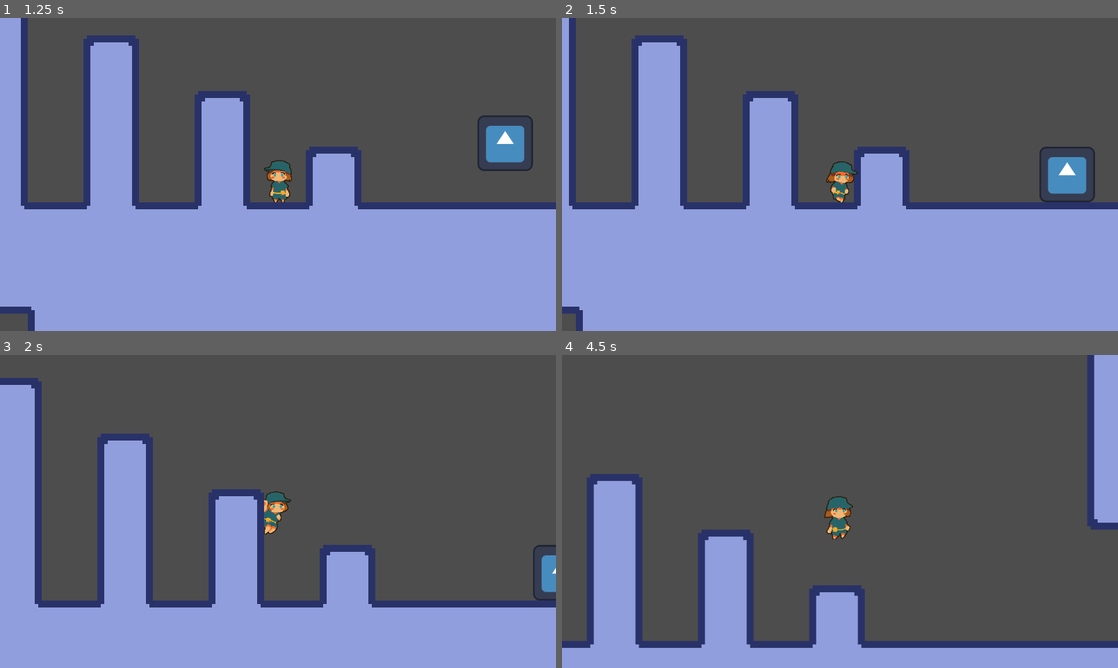
Above: before the commit, frames 1-4 (two rows, left to right).
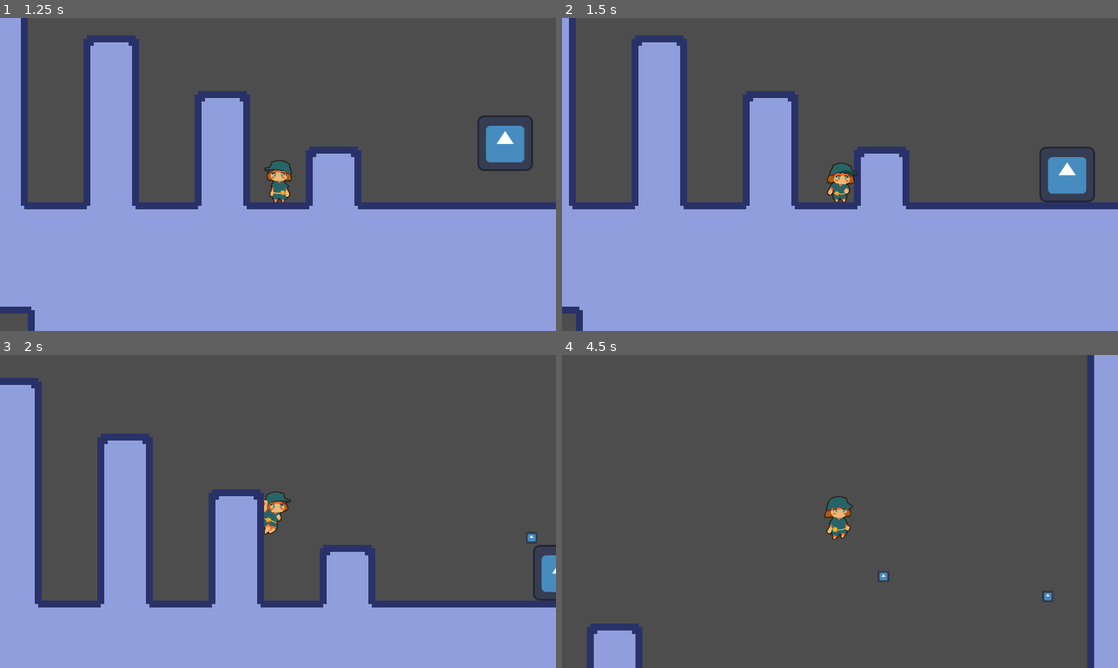
Above: after the commit, the same moments.

Repository: 3k2ng/screws
Game: Godot game, scene res://sources/scenes/title_screen.tscn
Two runs of this game, one before a commit and one after it. Both use one fixed random seed, a clock stepped at 60 frames per second and the inputs below. The engine's default icon, where the game draws it, is replaced by a stand-in: a white triangle on a blue panel in a dark square.
Inputs:
- Up to frame 1 (1.25 s): click "Play" at 0.5 s
- Up to frame 2 (1.5 s): hold Right (move_right) from 1.28 s (still down); tap Shift (dash) at 1.35 s
- Up to frame 3 (2 s): keep holding Right (move_right); tap Space (jump) at 1.52, 1.82 s; tap Z (shoot, bound only after the commit) at 1.55 s
- Up to frame 4 (4.5 s): tap Z (shoot, bound only after the commit) at 2.1, 3.8, 4.35 s; tap Space (jump) at 2.27, 2.3, 2.57, 3.77, 4.07 s; release Right (move_right) at 2.78 s; hold Left (move_left) 2.78-3.53 s; hold Space (jump) 2.78-3.53 s; tap Shift (dash) at 3.05, 3.6 s; hold Right (move_right) from 3.53 s (still down); hold Space (jump) from 4.28 s (still down)

Frame 1 is identical in both runs. In frame 2, 0.3% of the frame differs, in the area x 47-54%, y 45-59%; in frame 3, less than 0.1%; in frame 4, 20%, in the area x 0-100%, y 38-100%.

Commit message:
bul

Diff:
--- a/project.godot
+++ b/project.godot
@@ -45,6 +45,11 @@
 , Object(InputEventKey,"resource_local_to_scene":false,"resource_name":"","device":-1,"window_id":0,"alt_pressed":false,"shift_pressed":false,"ctrl_pressed":false,"meta_pressed":false,"pressed":false,"keycode":0,"physical_keycode":67,"key_label":0,"unicode":99,"echo":false,"script":null)
 ]
 }
+shoot={
+"deadzone": 0.5,
+"events": [Object(InputEventKey,"resource_local_to_scene":false,"resource_name":"","device":-1,"window_id":0,"alt_pressed":false,"shift_pressed":false,"ctrl_pressed":false,"meta_pressed":false,"pressed":false,"keycode":0,"physical_keycode":90,"key_label":0,"unicode":122,"echo":false,"script":null)
+]
+}
 
 [rendering]
 
--- a/sources/objects/big_screwling.gd
+++ b/sources/objects/big_screwling.gd
@@ -67,7 +67,6 @@
 		elif(relative_position_x >= 0 and relative_position_x < 300):
 			velocity.x = movement_speed*2
 		pass
-	print(relative_position_x)
 	if not is_on_floor():
 		velocity.y += 512 * delta
 	move_and_slide()
--- /dev/null
+++ b/sources/objects/nail_bullet.gd
@@ -0,0 +1,45 @@
+extends Node2D
+
+var direction = 0
+@onready var player_node = get_tree().get_first_node_in_group("player")
+var speed = 20
+var cur_speed = speed
+
+# Called when the node enters the scene tree for the first time.
+func _ready():
+	pass # Replace with function body.
+
+
+# Called every frame. 'delta' is the elapsed time since the previous frame.
+func _process(delta):
+
+	if cur_speed != speed:
+		self.visible = false
+
+	if self.visible == true:
+		var space_state = get_world_2d().direct_space_state
+		var query = PhysicsRayQueryParameters2D.create(global_position, global_position + Vector2((speed * direction), 0))
+		query.exclude = [self, player_node]
+		var result = space_state.intersect_ray(query)
+
+
+		if not result.is_empty():
+			cur_speed = self.position.distance_to(result.position)
+
+	position.x += cur_speed * direction
+
+	pass
+
+
+func _on_area_2d_area_entered(area):
+	pass # Replace with function body.
+
+func set_direction(dir):
+	direction = dir
+
+
+func _on_area_2d_body_entered(body):
+	if body.has_method("on_shot"):
+		body.on_shot()
+	self.queue_free()
+	pass # Replace with function body.
--- /dev/null
+++ b/sources/objects/nail_bullet.tscn
@@ -0,0 +1,24 @@
+[gd_scene load_steps=4 format=3 uid="uid://ba7jfn8ocysd"]
+
+[ext_resource type="Texture2D" uid="uid://odxtkxa8eybn" path="res://icon.svg" id="1_2fuot"]
+[ext_resource type="Script" path="res://sources/objects/nail_bullet.gd" id="1_vps0x"]
+
+[sub_resource type="RectangleShape2D" id="RectangleShape2D_yu1f7"]
+size = Vector2(32, 24)
+
+[node name="nail_bullet" type="Node2D"]
+script = ExtResource("1_vps0x")
+
+[node name="Icon" type="Sprite2D" parent="."]
+scale = Vector2(0.2, 0.2)
+texture = ExtResource("1_2fuot")
+
+[node name="Area2D" type="Area2D" parent="."]
+collision_layer = 8
+collision_mask = 5
+
+[node name="CollisionShape2D" type="CollisionShape2D" parent="Area2D"]
+shape = SubResource("RectangleShape2D_yu1f7")
+
+[connection signal="area_entered" from="Area2D" to="." method="_on_area_2d_area_entered"]
+[connection signal="body_entered" from="Area2D" to="." method="_on_area_2d_body_entered"]
--- a/sources/objects/player.gd
+++ b/sources/objects/player.gd
@@ -2,7 +2,7 @@
 
 const BLOCK_SIZE: int = 128
 
-@export var extra_jumps: int = 0
+@export var extra_jumps: int = 1
 @onready var extra_jumps_left: int = 0
 
 @export var movement_speed_blocks: float = 4
@@ -15,6 +15,8 @@
 
 @onready var jump_noise = $JumpNoise
 
+@onready var nail_bullet = preload("res://sources/objects/nail_bullet.tscn")
+
 @onready var jump_height: float = jump_height_blocks * BLOCK_SIZE
 @onready var wall_bounce: float = wall_bounce_blocks * BLOCK_SIZE
 @onready var movement_speed: float = movement_speed_blocks * BLOCK_SIZE
@@ -49,7 +51,7 @@
 @onready var dash_timer_max: float = dash_length/dash_speed
 @onready var dash_timer: float = 0.0
 
-@export var dash_buffer_timer_max:float = 1
+@export var dash_buffer_timer_max:float = 0.6
 @onready var dash_buffer_timer:float = 0
 
 
@@ -63,7 +65,7 @@
 
 func dash(delta):
 
-	if is_on_wall() || dash_timer <= 0:
+	if is_on_wall() || dash_timer < 0 || ($Sprite.animation == "dash_end" &&  not $Sprite.is_playing()):
 		state = FREE
 		return
 
@@ -150,6 +152,15 @@
 
 	move_and_slide()
 
+	if Input.is_action_just_pressed("shoot"):
+		var nailbul = nail_bullet.instantiate()
+		nailbul.position = self.position
+		if $Sprite.flip_h == true:
+			nailbul.set_direction(1)
+		else:
+			nailbul.set_direction(-1)
+		self.get_parent().add_child(nailbul)
+
 	# Update timers
 	if coyote_floor_timer > 0:
 		coyote_floor_timer -= delta
@@ -170,6 +181,10 @@
 		dash_buffer_timer -= delta
 
 func dash_anim():
+	if dash_timer > 0:
+		$Sprite.play("dash")
+	#elif $Sprite.animation == "dash":
+	#	$Sprite.play("dash_end")
 	pass
 
 func movement_anim():
--- a/sources/objects/player_scene.tscn
+++ b/sources/objects/player_scene.tscn
@@ -1,13 +1,30 @@
-[gd_scene load_steps=27 format=3 uid="uid://3ecgptmh5ssx"]
+[gd_scene load_steps=32 format=3 uid="uid://3ecgptmh5ssx"]
 
 [ext_resource type="Script" path="res://sources/objects/player.gd" id="1_ml32f"]
 [ext_resource type="Texture2D" uid="uid://byf26u7ytckyk" path="res://assets/sprites/mechanic/mechanic_idle.png" id="2_5odl0"]
 [ext_resource type="Texture2D" uid="uid://cpgj5qnb3j134" path="res://assets/sprites/mechanic/mechanic_fall.png" id="2_e8gdb"]
+[ext_resource type="Texture2D" uid="uid://frevjgk8v15p" path="res://assets/sprites/mechanic/mechanic_dash.png" id="2_h2y72"]
 [ext_resource type="AudioStream" uid="uid://cfwg5666uoxx" path="res://assets/sound fx/playejrump.mp3" id="3_sk477"]
 [ext_resource type="Texture2D" uid="uid://cpccdfxw2rgaa" path="res://assets/sprites/mechanic/mechanic_run.png" id="3_st7k7"]
 [ext_resource type="Texture2D" uid="uid://h8jvuub40ju6" path="res://assets/sprites/mechanic/mechanic_jump.png" id="4_mkudg"]
 [ext_resource type="Texture2D" uid="uid://d4mplcq7kq2x1" path="res://assets/sprites/mechanic/mechanic_slide.png" id="6_337mk"]
 
+[sub_resource type="AtlasTexture" id="AtlasTexture_udsge"]
+atlas = ExtResource("2_h2y72")
+region = Rect2(0, 0, 128, 128)
+
+[sub_resource type="AtlasTexture" id="AtlasTexture_6ibye"]
+atlas = ExtResource("2_h2y72")
+region = Rect2(128, 0, 128, 128)
+
+[sub_resource type="AtlasTexture" id="AtlasTexture_bf35j"]
+atlas = ExtResource("2_h2y72")
+region = Rect2(256, 0, 128, 128)
+
+[sub_resource type="AtlasTexture" id="AtlasTexture_b1gxe"]
+atlas = ExtResource("2_h2y72")
+region = Rect2(384, 0, 128, 128)
+
 [sub_resource type="AtlasTexture" id="AtlasTexture_imeq6"]
 atlas = ExtResource("2_e8gdb")
 region = Rect2(0, 0, 128, 128)
@@ -70,6 +87,28 @@
 
 [sub_resource type="SpriteFrames" id="SpriteFrames_h4shj"]
 animations = [{
+"frames": [{
+"duration": 1.0,
+"texture": SubResource("AtlasTexture_udsge")
+}],
+"loop": true,
+"name": &"dash",
+"speed": 5.0
+}, {
+"frames": [{
+"duration": 1.0,
+"texture": SubResource("AtlasTexture_6ibye")
+}, {
+"duration": 1.0,
+"texture": SubResource("AtlasTexture_bf35j")
+}, {
+"duration": 1.0,
+"texture": SubResource("AtlasTexture_b1gxe")
+}],
+"loop": false,
+"name": &"dash_end",
+"speed": 5.0
+}, {
 "frames": [{
 "duration": 1.0,
 "texture": SubResource("AtlasTexture_imeq6")
@@ -172,7 +211,7 @@
 
 [node name="Sprite" type="AnimatedSprite2D" parent="."]
 sprite_frames = SubResource("SpriteFrames_h4shj")
-animation = &"idle"
+animation = &"dash_end"
 speed_scale = 2.0
 metadata/_edit_lock_ = true
 
--- a/sources/objects/screwling.gd
+++ b/sources/objects/screwling.gd
@@ -67,7 +67,6 @@
 		elif(relative_position_x >= 0 and relative_position_x < 300):
 			velocity.x = movement_speed
 		pass
-	print(relative_position_x)
 	if not is_on_floor():
 		velocity.y += 512 * delta
 	move_and_slide()
--- a/sources/scenes/demo.tscn
+++ b/sources/scenes/demo.tscn
@@ -489,9 +489,6 @@
 
 [node name="Field" type="Node2D" parent="."]
 
-[node name="big_screwiling" parent="Field" instance=ExtResource("1_ym6od")]
-position = Vector2(1552, 241)
-
 [node name="TileMap" type="TileMap" parent="Field"]
 scale = Vector2(8, 8)
 tile_set = SubResource("TileSet_8uvu4")
@@ -499,6 +496,9 @@
 layer_0/tile_data = PackedInt32Array(393222, 327680, 2, 458758, 524288, 3, 524293, 0, 0, 589829, 0, 1, 655365, 0, 1, 72 …(2108 unchanged characters)…
 metadata/_edit_lock_ = true
 
+[node name="big_screwiling" parent="Field" instance=ExtResource("1_ym6od")]
+position = Vector2(1552, 241)
+
 [node name="Player" parent="Field" instance=ExtResource("3_86c4h")]
 dash_length_blocks = 2.0
 dash_speed_blocks_per_second = 8.0
